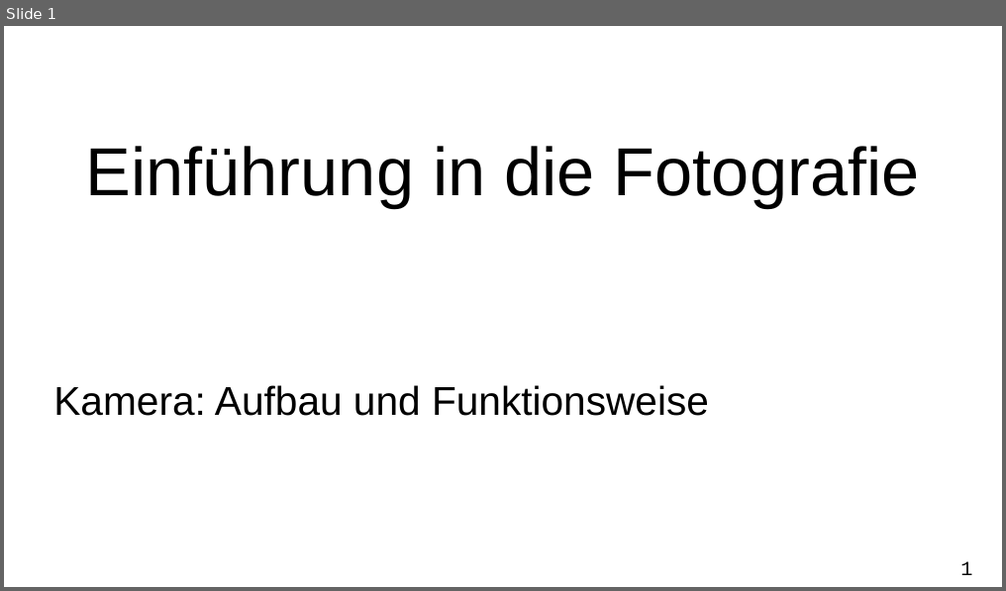
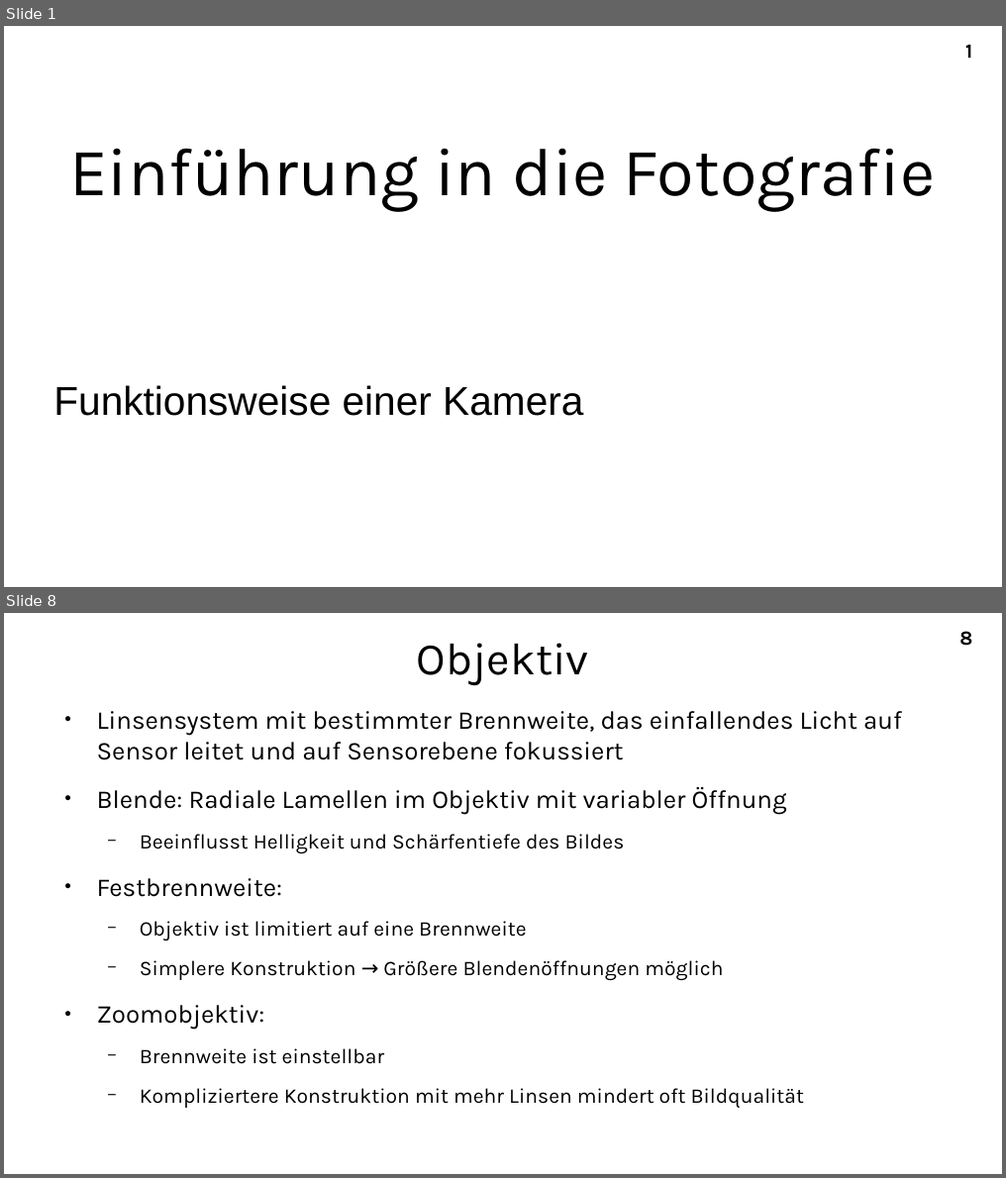
Before and after one commit to A-Schmid/PhotographyCourse, a slide deck: slides_de/camera.odp. Shown one above the other, each under a label of ours: slide 1 before the commit, slides 1 and 8 after it; the slides between them are not shown. The pictures are 1006x591 and 1006x1178 pixels, drawn with LibreOffice and Linux fonts; fonts in the diff are those of the drawing. Boxes give left, top, right and bottom in pixels: in the first picture for what was removed or moved away, otherwise in the second. Text is boxed around its words. In the diff, an @@ line names an element or a change of style, - is before the commit and + after.

```diff
--- a/slides_de/camera.odp
+++ b/slides_de/camera.odp
@@ slide 8 added at (x1=4, y1=613, x2=1002, y2=1174), background #FFFFFF; not listed: 1 template element that a slide beside it also shows @@
@@ title added at (x1=417, y1=643, x2=589, y2=685), 36 pt, text #000000 @@
+Objektiv
@@ text added at (x1=97, y1=711, x2=902, y2=1108), 16.6 pt, text #000000 @@
+● Linsensystem mit bestimmter Brennweite, das einfallendes Licht auf Sensor leitet und auf Sensorebene fokussiert
+● Blende: Radiale Lamellen im Objektiv mit variabler Öffnung
+  − Beeinflusst Helligkeit und Schärfentiefe des Bildes
+● Festbrennweite:
+  − Objektiv ist limitiert auf eine Brennweite
+  − Simplere Konstruktion → Größere Blendenöffnungen möglich
+● Zoomobjektiv:
+  − Brennweite ist einstellbar
+  − Kompliziertere Konstruktion mit mehr Linsen mindert oft Bildqualität
@@ slide 1 changed as well @@
@@ title "Einführung in die Fotografie" at (x1=69, y1=148, x2=936, y2=212): font Arial to Karla @@
@@ page number moved from (x1=960, y1=562, x2=972, y2=575) to (x1=965, y1=44, x2=972, y2=58) @@
@@ page number at (x1=965, y1=44, x2=972, y2=58): font Courier New to Karla, bold on @@
@@ subtitle at (x1=54, y1=385, x2=583, y2=416): text changed @@
-Kamera: Aufbau und Funktionsweise
+Funktionsweise einer Kamera
```
Also in this commit, not shown: 9 other slides added, 1 slide removed, 12 other files.
